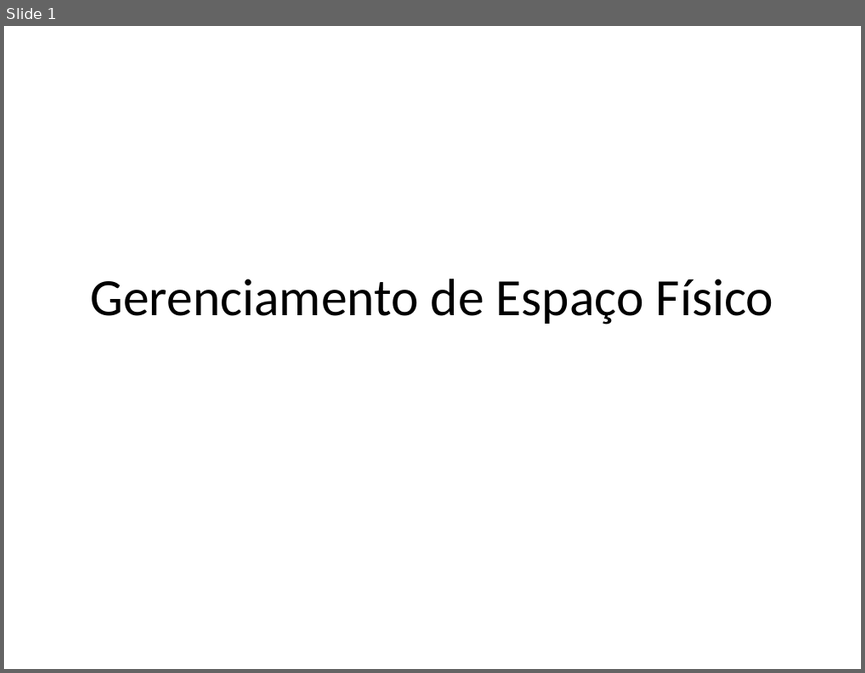
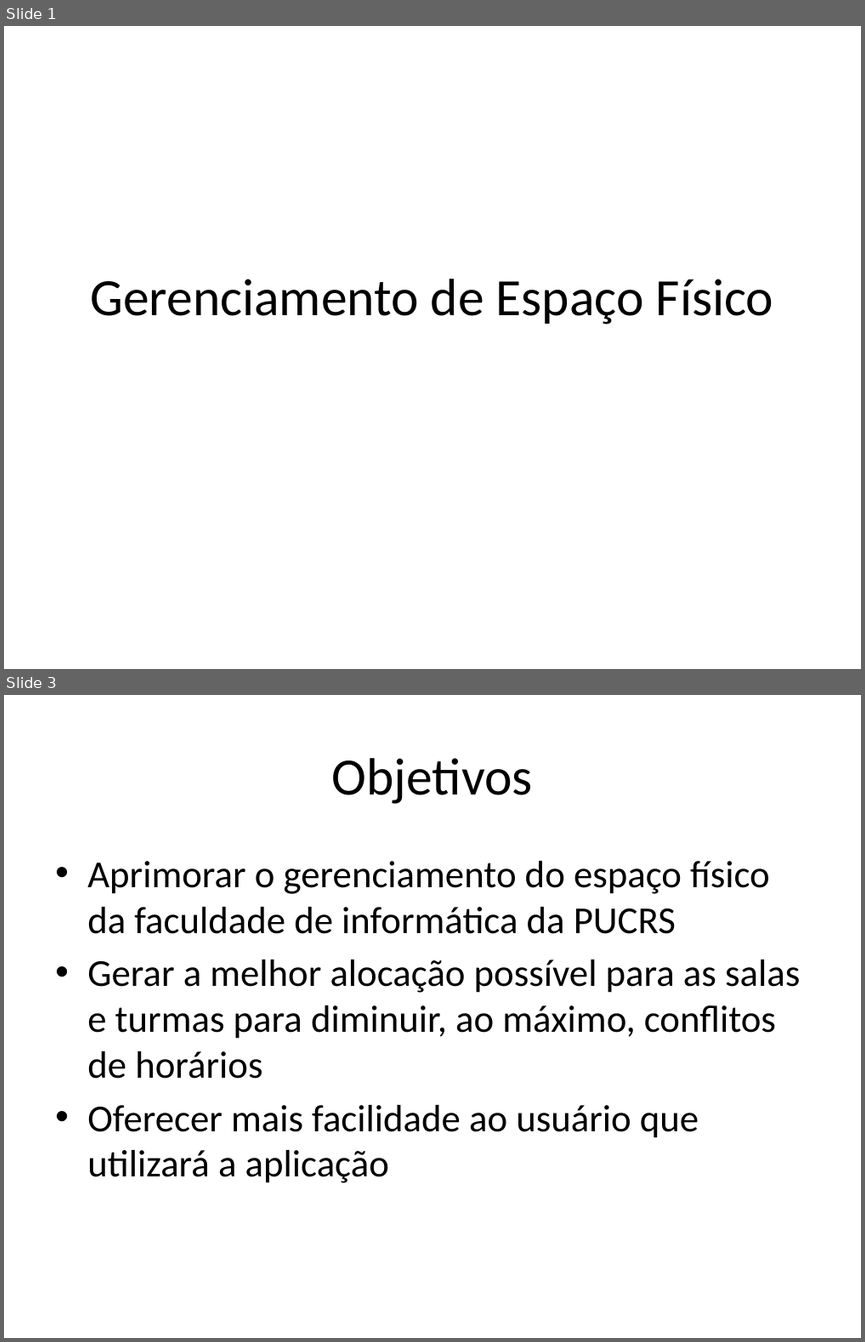
Before and after one commit to brunoccst/GerenciamentoDeEspacoFisico, a slide deck: T3/Apresentação.pptx. Shown one above the other, each under a label of ours: slide 1 before the commit, slides 1 and 3 after it; the slides between them are not shown. The pictures are 865x673 and 865x1342 pixels, drawn with LibreOffice and Linux fonts; fonts in the diff are those of the drawing. Boxes give left, top, right and bottom in pixels: in the first picture for what was removed or moved away, otherwise in the second. Text is boxed around its words. In the diff, an @@ line names an element or a change of style, - is before the commit and + after.

Commit message:
Atualizando o projeto para a apresentacao

```diff
--- a/T3/Apresentação.pptx
+++ b/T3/Apresentação.pptx
@@ slide 3 added at bbox=[4, 695, 861, 1338], background #FFFFFF @@
@@ title added at bbox=[332, 758, 533, 804], 44 pt, text #000000 @@
+Objetivos
@@ text added at bbox=[87, 861, 800, 1183], 32 pt, text #000000 @@
+• Aprimorar o gerenciamento do espaço físico da faculdade de informática da PUCRS
+• Gerar a melhor alocação possível para as salas e turmas para diminuir, ao máximo, conflitos de horários
+• Oferecer mais facilidade ao usuário que utilizará a aplicação
```
Also in this commit, not shown: 7 other slides added, 1 other file.
